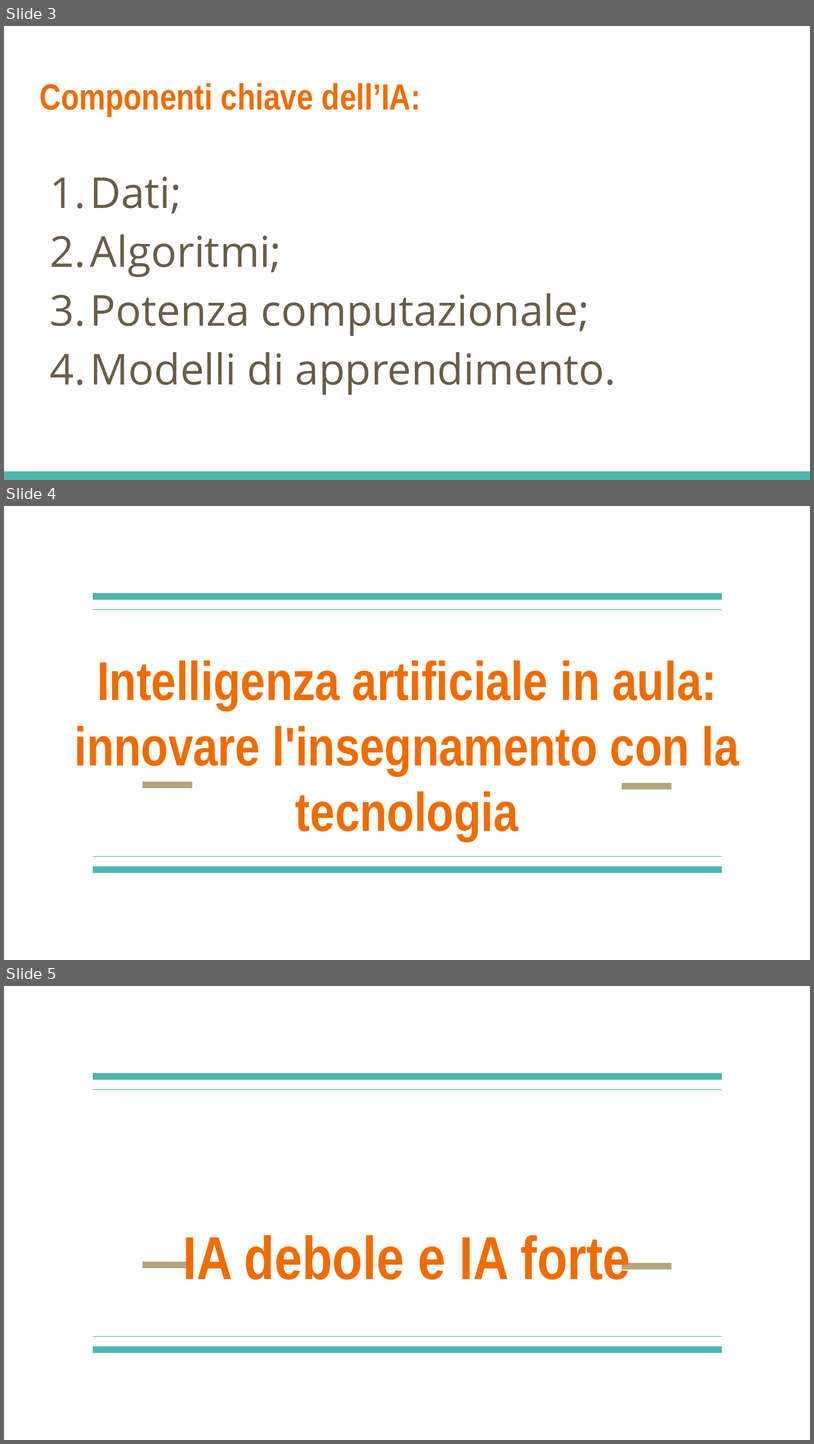
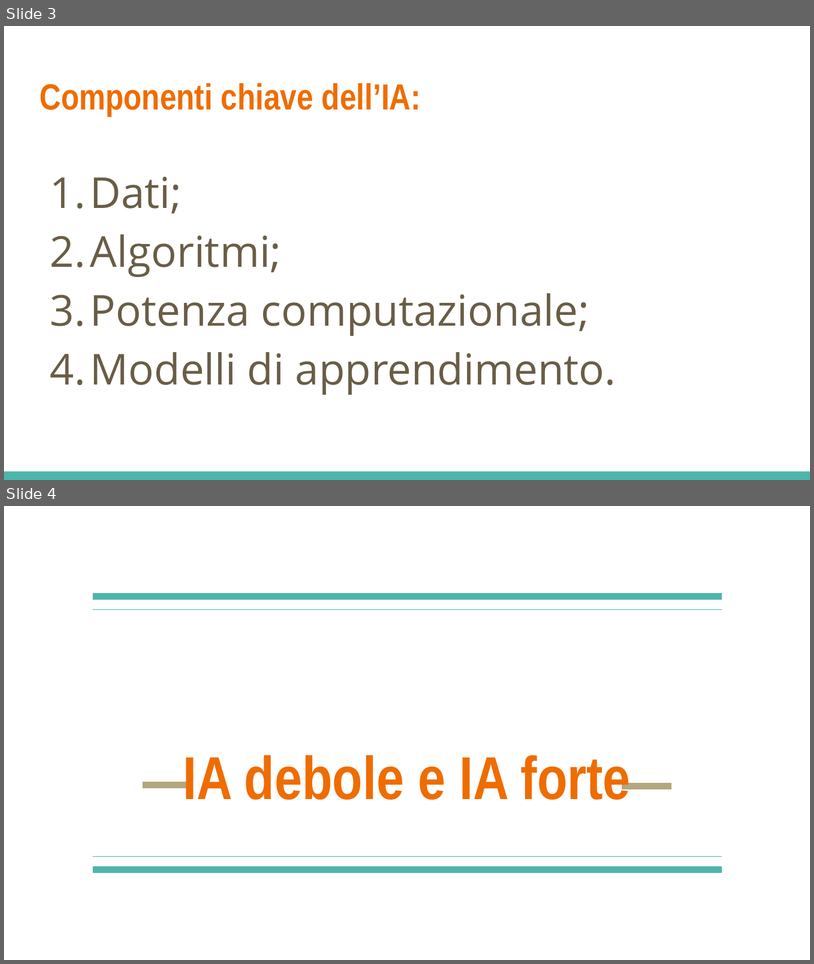
Before and after one commit to NicoFragale/Educational-Courses, a slide deck: Intelligenza artificiale in aula: innovare l'insegnamento con la tecnologia/Intelligenza artificiale in aula_ innovare l'insegnamento con la tecnologia.pptx. Shown one above the other, each under a label of ours: slides 3, 4 and 5 before the commit, slides 3 and 4 after it. The pictures are 814x1444 and 814x964 pixels, drawn with LibreOffice and Linux fonts; fonts in the diff are those of the drawing. Boxes give left, top, right and bottom in pixels: in the first picture for what was removed or moved away, otherwise in the second. Text is boxed around its words. In the diff, an @@ line names an element or a change of style, - is before the commit and + after.

```diff
--- a/Intelligenza artificiale in aula: innovare l'insegnamento con la tecnologia/Intelligenza artificiale in aula_ innovare l'insegnamento con la tecnologia.pptx
+++ b/Intelligenza artificiale in aula: innovare l'insegnamento con la tecnologia/Intelligenza artificiale in aula_ innovare l'insegnamento con la tecnologia.pptx
@@ slide 4 removed at [4, 506, 810, 960], background #FFFFFF; not listed: 6 template elements that a slide beside it also shows @@
@@ title removed at [74, 660, 739, 841] @@
-Intelligenza artificiale in aula: innovare l'insegnamento con la tecnologia
@@ what was slide 5 is now slide 4 @@
```
Also in this commit, not shown: 1 other file.
